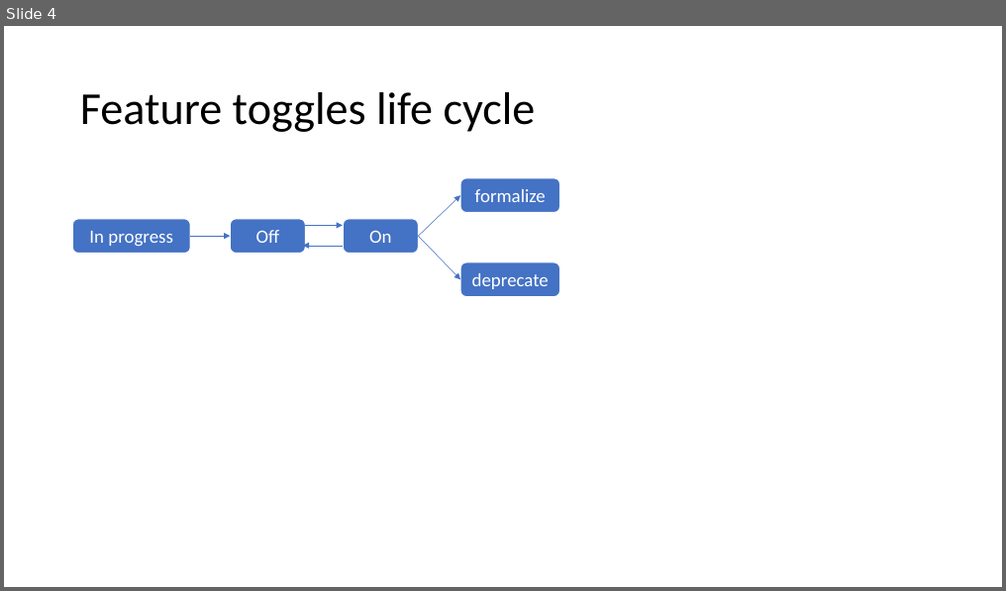
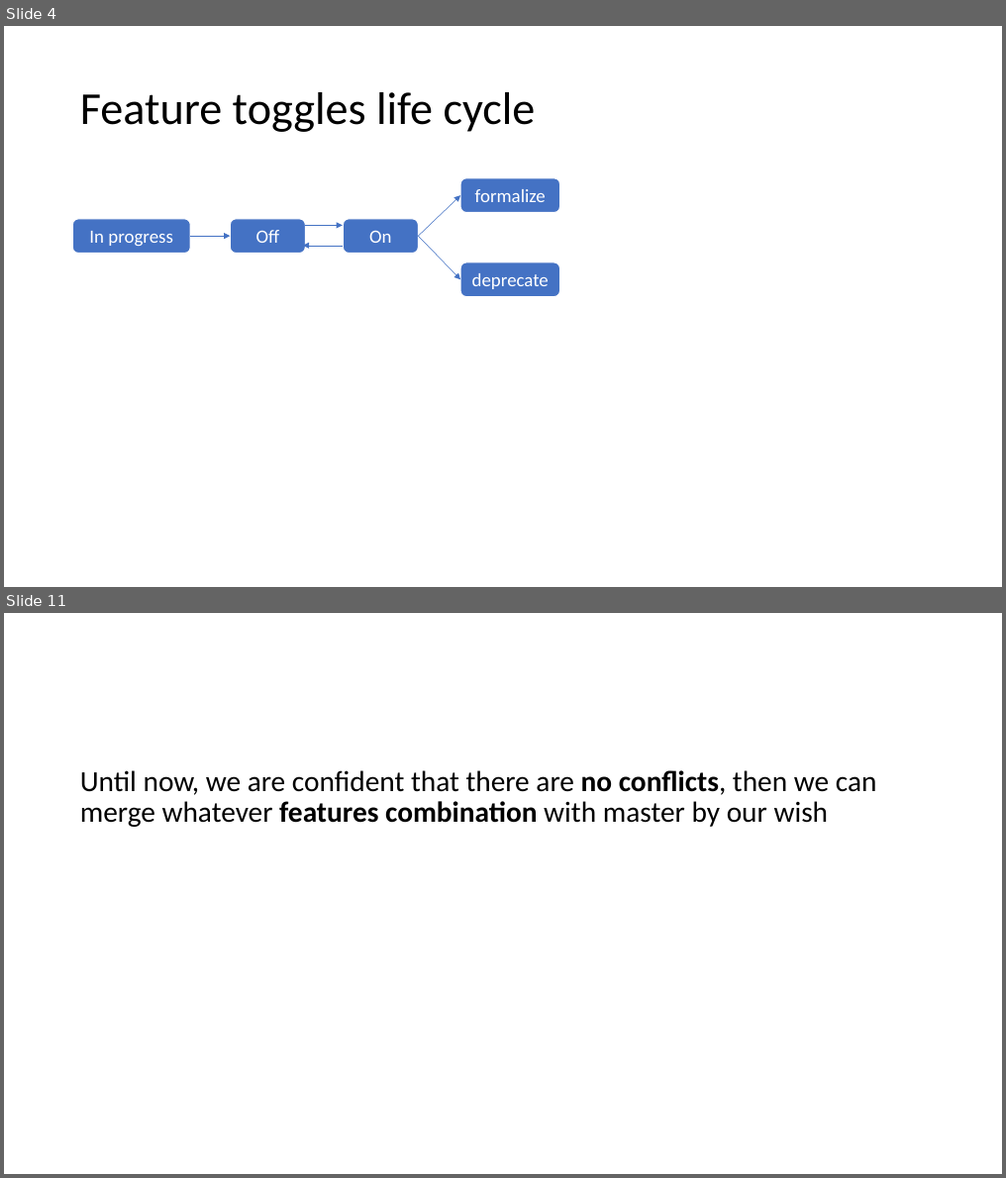
Before and after one commit to chaiyilin/featureToggling, a slide deck: featureToggles.pptx. Shown one above the other, each under a label of ours: slide 4 before the commit, slides 4 and 11 after it; the slides between them are not shown. The pictures are 1006x591 and 1006x1178 pixels, drawn with LibreOffice and Linux fonts; fonts in the diff are those of the drawing. Boxes give left, top, right and bottom in pixels: in the first picture for what was removed or moved away, otherwise in the second. Text is boxed around its words. In the diff, an @@ line names an element or a change of style, - is before the commit and + after.

```diff
--- a/featureToggles.pptx
+++ b/featureToggles.pptx
@@ slide 11 added at (x1=4, y1=613, x2=1002, y2=1174), background #FFFFFF @@
@@ text added at (x1=80, y1=770, x2=877, y2=827), 28 pt, text #000000 @@
+Until now, we are confident that there are no conflicts, then we can merge whatever features combination with master by our wish
```
Also in this commit, not shown: 3 slides changed, 13 other slides added, 4 slides removed.
